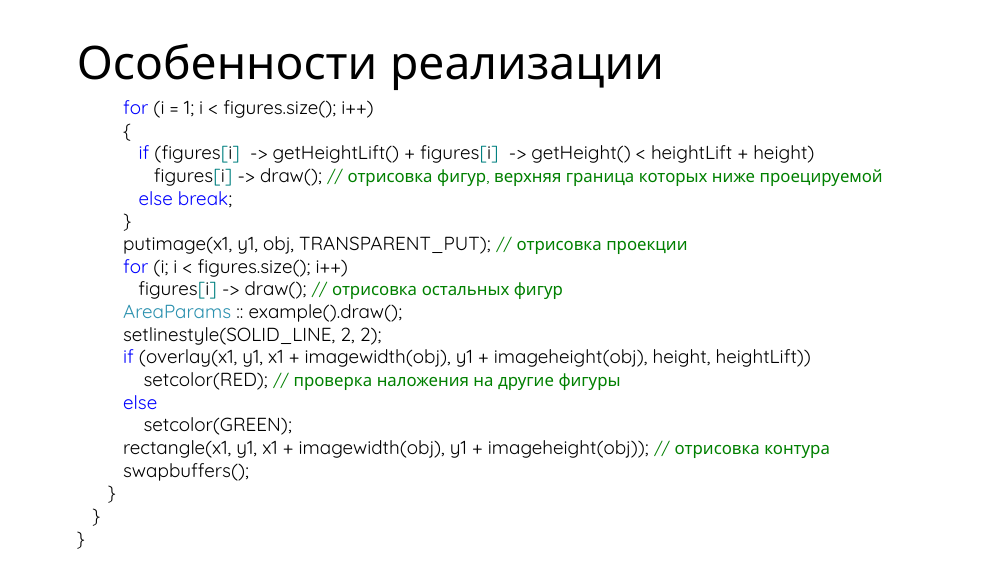
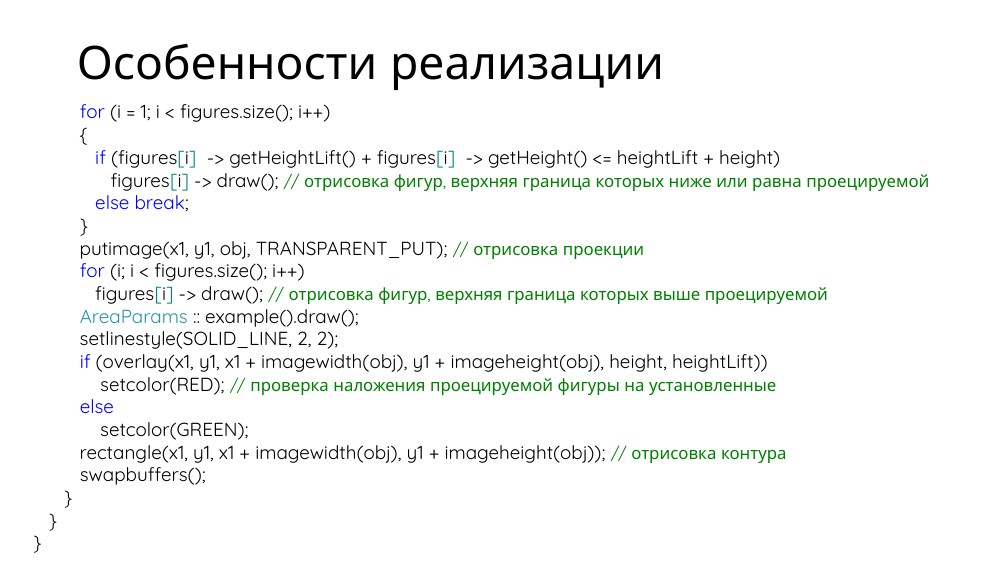
Before and after one commit to vladaderina/The-program-for-furniture-placement, a slide deck: slide 8 of Программа для размещения мебели.pptx. Drawn at 1008x567 pixels with LibreOffice and Linux fonts; fonts in the diff are those of the drawing. Boxes give left, top, right and bottom in pixels: in the first picture for what was removed or moved away, otherwise in the second. Text is boxed around its words. In the diff, an @@ line names an element or a change of style, - is before the commit and + after.

```diff
--- a/Программа для размещения мебели.pptx
+++ b/Программа для размещения мебели.pptx
@@ text "for (i = 1; i ...": place and size @@
-text "for (i = 1; i ..." at <box>123,100,883,481</box>
+text "for (i = 1; i ..." at <box>80,104,929,485</box>
@@ text at <box>95,150,929,191</box>: text changed @@
-if (figures[i] -> getHeightLift() + figures[i] -> getHeight() < heightLift + height)
-figures[i] -> draw(); // отрисовка фигур, верхняя граница которых ниже проецируемой
+if (figures[i] -> getHeightLift() + figures[i] -> getHeight() <= heightLift + height)
+figures[i] -> draw(); // отрисовка фигур, верхняя граница которых ниже или равна проецируемой
@@ text at <box>95,280,828,304</box>: text changed @@
-figures[i] -> draw(); // отрисовка остальных фигур
+figures[i] -> draw(); // отрисовка фигур, верхняя граница которых выше проецируемой
@@ text at <box>100,371,776,395</box>: text changed @@
-setcolor(RED); // проверка наложения на другие фигуры
+setcolor(RED); // проверка наложения проецируемой фигуры на установленные
```
Also in this commit, not shown: 2 other slides changed, 1 slide added, 21 other files.
